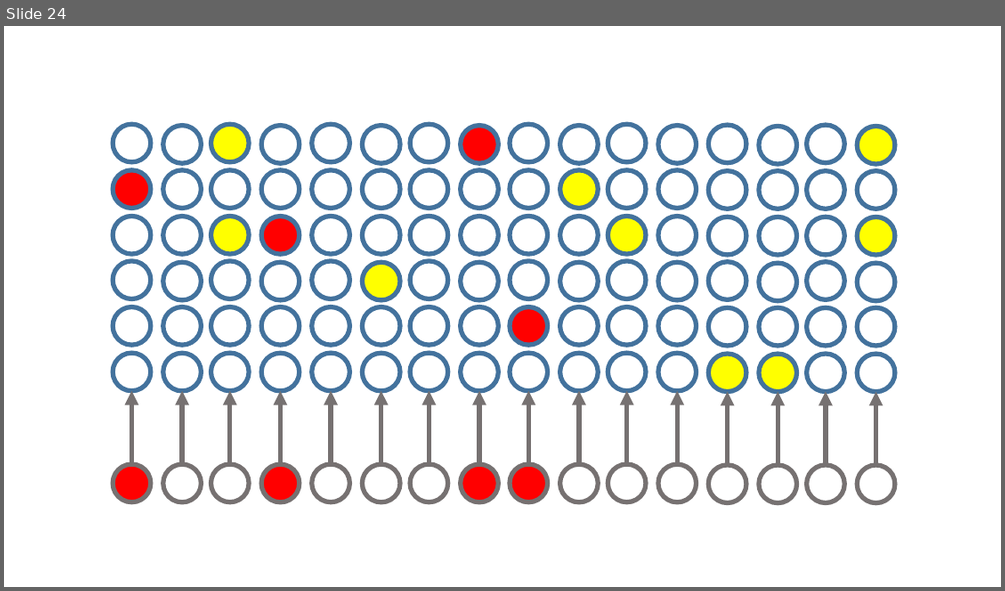
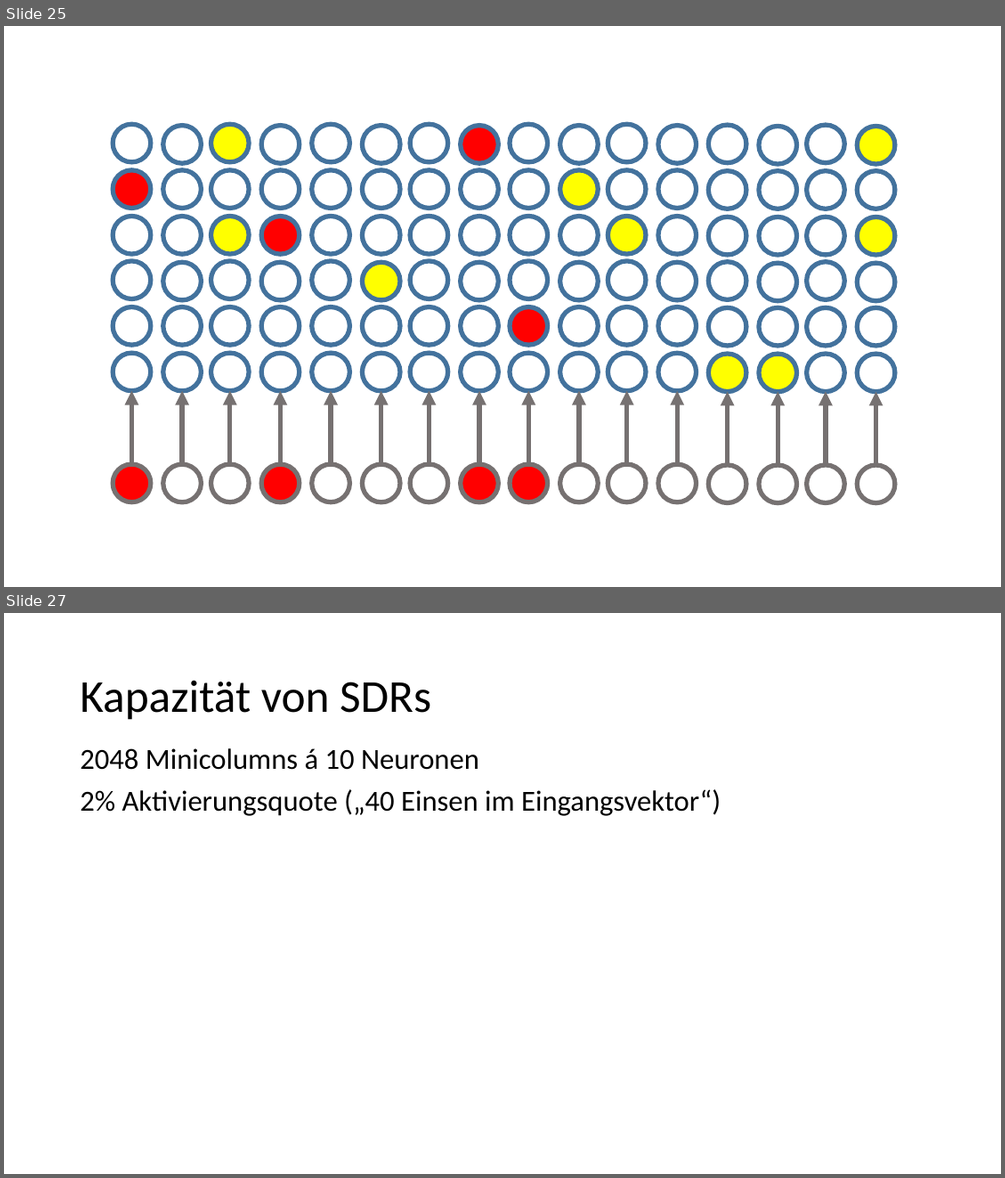
Before and after one commit to danck/hsem, a slide deck: Vortrag/hsem.pptx. Shown one above the other, each under a label of ours: slide 24 before the commit, slides 25 and 27 after it; the slides between them are not shown. The pictures are 1005x591 and 1005x1178 pixels, drawn with LibreOffice and Linux fonts; fonts in the diff are those of the drawing. Boxes give left, top, right and bottom in pixels: in the first picture for what was removed or moved away, otherwise in the second. Text is boxed around its words. In the diff, an @@ line names an element or a change of style, - is before the commit and + after.

```diff
--- a/Vortrag/hsem.pptx
+++ b/Vortrag/hsem.pptx
@@ slide 27 added at <box>4,613,1001,1174</box>, background #FFFFFF @@
@@ title added at <box>80,680,431,720</box>, 44 pt, text #000000 @@
+Kapazität von SDRs
@@ text added at <box>80,748,720,816</box>, 28 pt, text #000000 @@
+2048 Minicolumns á 10 Neuronen
+2% Aktivierungsquote („40 Einsen im Eingangsvektor“)
@@ what was slide 24 is now slide 25 @@
```
Also in this commit, not shown: 7 slides changed, 17 other slides added, 5 slides removed.
